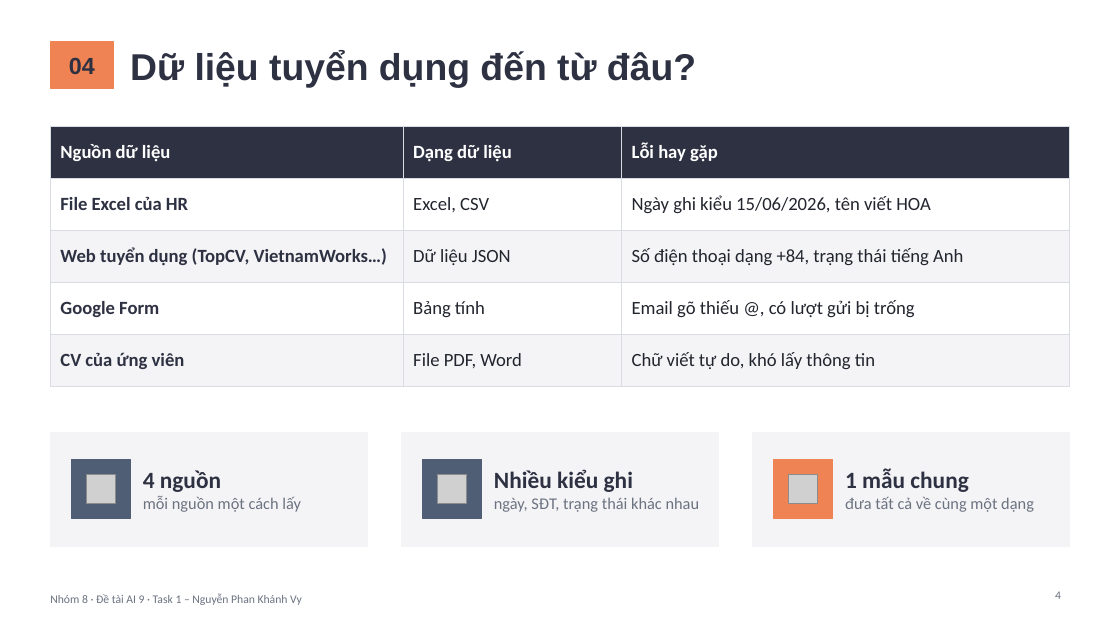
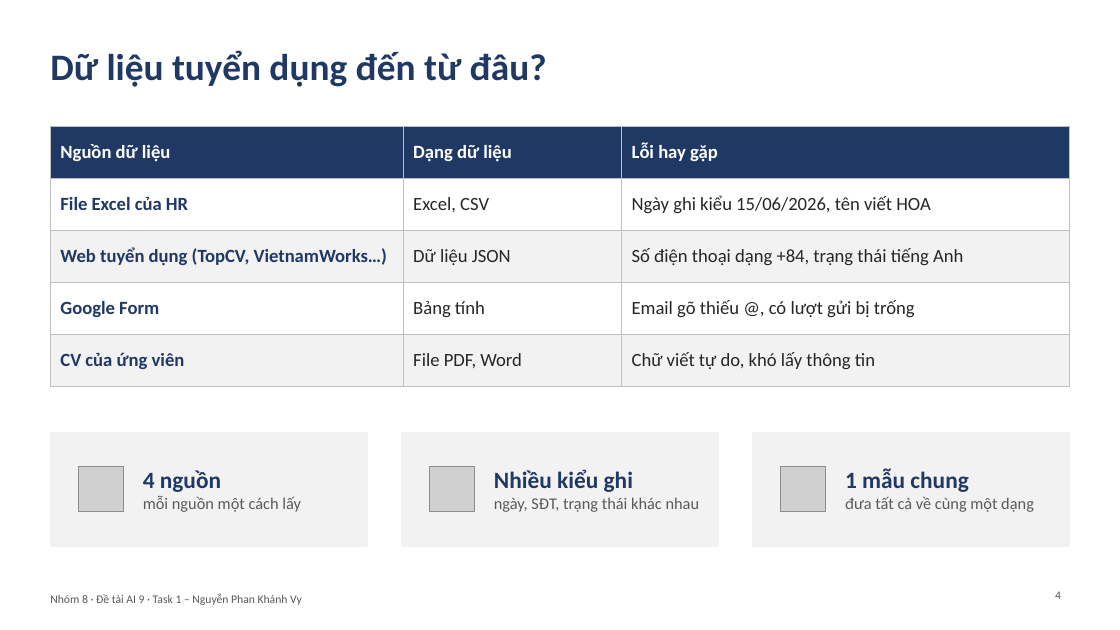
Before and after one commit to PhucHoang3010/Vietnamese-News-Classification, a slide deck: slide 4 of bai_tap_python_nhom8/task1_nguyen_phan_khanh_vy/2431540032_NguyenPhanKhanhVy.pptx. Drawn at 1120x630 pixels with LibreOffice and Linux fonts; fonts in the diff are those of the drawing; grey boxes stand for pictures. Boxes give left, top, right and bottom in pixels: in the first picture for what was removed or moved away, otherwise in the second. Text is boxed around its words. In the diff, an @@ line names an element or a change of style, - is before the commit and + after.

```diff
--- a/bai_tap_python_nhom8/task1_nguyen_phan_khanh_vy/2431540032_NguyenPhanKhanhVy.pptx
+++ b/bai_tap_python_nhom8/task1_nguyen_phan_khanh_vy/2431540032_NguyenPhanKhanhVy.pptx
@@ title "Dữ liệu tuyển dụng đến ...": place and size @@
-title "Dữ liệu tuyển dụng đến ..." at [130, 50, 696, 87]
+title "Dữ liệu tuyển dụng đến ..." at [50, 50, 547, 87]
@@ title "Dữ liệu tuyển dụng đến ..." at [50, 50, 547, 87]: font Arial to Calibri, text colour #2D3142 to #1F3864 @@
@@ rectangle removed at [50, 42, 113, 88] @@
@@ text removed at [69, 57, 95, 74] @@
-04
@@ table at [50, 126, 1070, 373] @@
@@ fill #2D3142 to #1F3864 in row 1 @@
@@ fill #F4F4F6 to #F2F2F2 in 6 cells @@
@@ text colour #2D3142 to #1F3864 in "File Excel của HR", "Web tuyển dụng (TopCV, VietnamWorks…)", "Google Form", "CV của ứng viên" @@
@@ text colour #22252E to #262626 in "Excel, CSV", "Ngày ghi kiểu 15/06/2026, tên viết HOA", "Dữ liệu JSON", "Số điện thoại dạng +84, trạng thái ..." and 4 more places @@
@@ borders changed @@
@@ text "4 nguồn" at [143, 470, 301, 512]: text colour #2D3142 to #1F3864 in "4 nguồn"; text colour #6B7280 to #595959 in "mỗi nguồn một cách lấy" @@
@@ text "Nhiều kiểu ghi" at [494, 469, 700, 512]: text colour #2D3142 to #1F3864 in "Nhiều kiểu ghi"; text colour #6B7280 to #595959 in "ngày, SĐT, trạng thái khác nhau" @@
@@ fill #F4F4F6 to #F2F2F2; outline #F4F4F6 1 pt to #F2F2F2 1 pt in 3 elements at [50, 433, 367, 546], [402, 433, 718, 546], [753, 433, 1070, 546] @@
@@ text "1 mẫu chung" at [845, 469, 1034, 512]: text colour #2D3142 to #1F3864 in "1 mẫu chung"; text colour #6B7280 to #595959 in "đưa tất cả về cùng một dạng" @@
@@ rectangle removed at [71, 460, 130, 518] @@
@@ picture added at [78, 466, 123, 511] @@
@@ picture removed at [86, 474, 115, 503] @@
@@ rectangle removed at [423, 460, 481, 518] @@
@@ picture added at [429, 466, 474, 511] @@
@@ picture removed at [438, 474, 467, 503] @@
@@ rectangle removed at [774, 460, 833, 518] @@
@@ picture added at [781, 466, 825, 511] @@
@@ picture removed at [788, 474, 818, 503] @@
@@ text "Nhóm 8 · Đề tài ..." at [50, 593, 302, 605]: text colour #6B7280 to #595959 @@
@@ page number at [1055, 591, 1061, 599]: text colour #6B7280 to #595959 @@
```
Also in this commit, not shown: 9 other slides changed.
